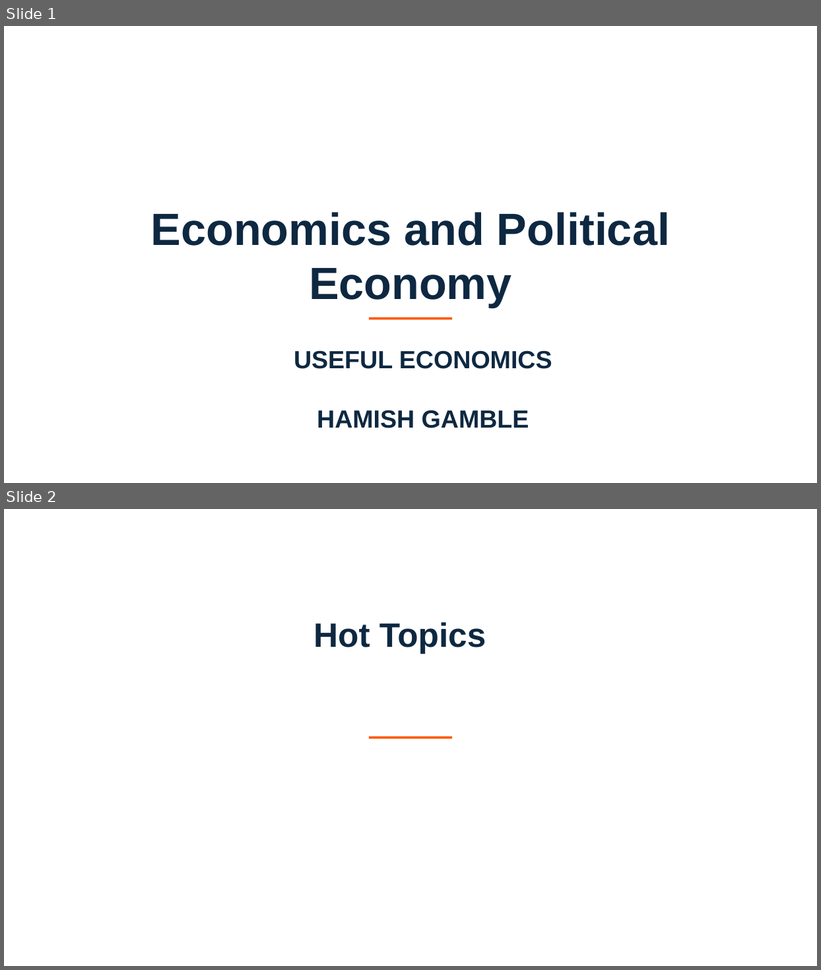
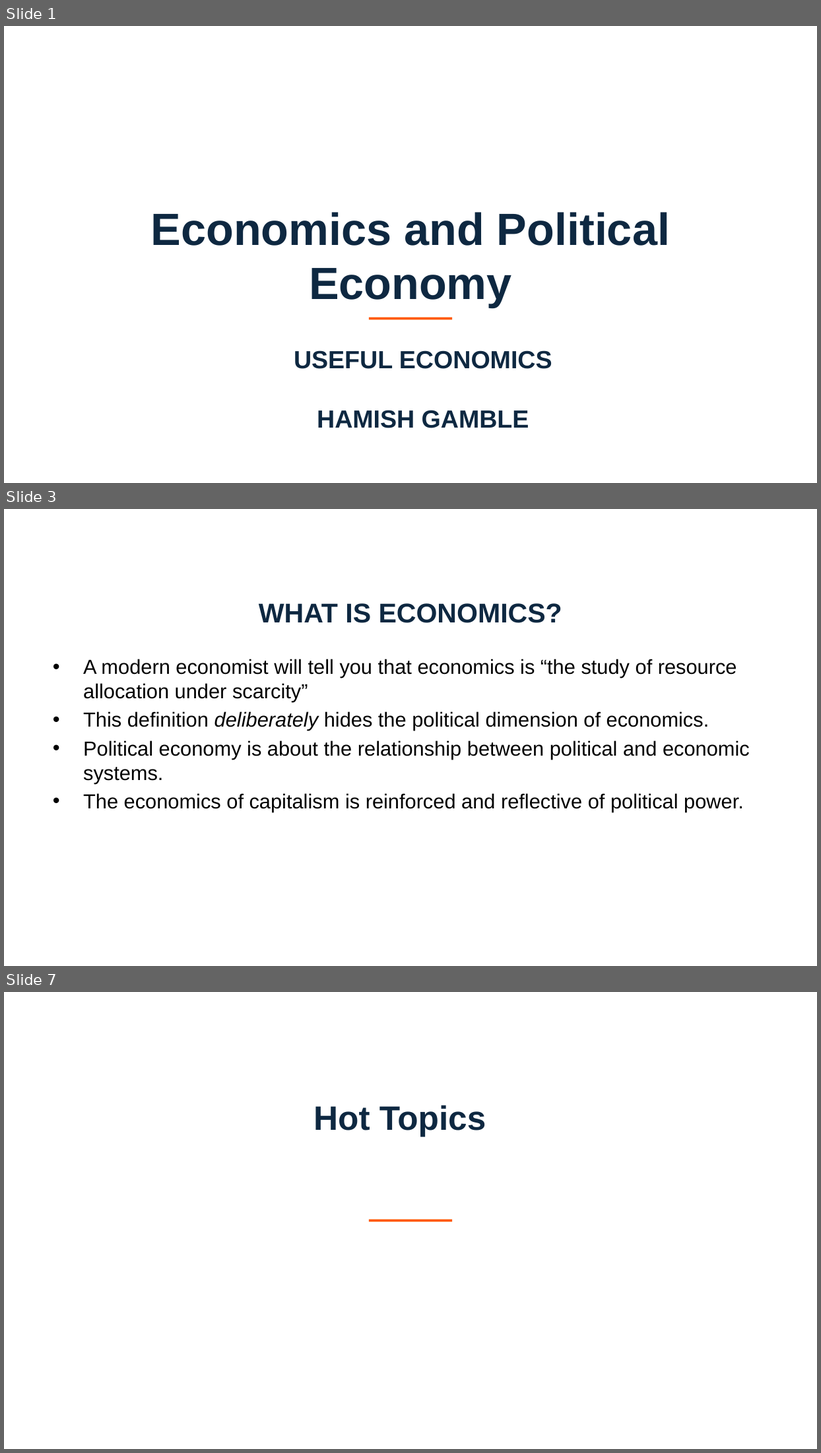
Before and after one commit to amwu-nrc/economics-presentations, a slide deck: du4-economics-political-economy-hamish-gamble.pptx. Shown one above the other, each under a label of ours: slides 1 and 2 before the commit, slides 1, 3 and 7 after it; the slides between them are not shown. The pictures are 821x970 and 821x1453 pixels, drawn with LibreOffice and Linux fonts; fonts in the diff are those of the drawing; background and template pictures are left out. Boxes give left, top, right and bottom in pixels: in the first picture for what was removed or moved away, otherwise in the second. Text is boxed around its words. In the diff, an @@ line names an element or a change of style, - is before the commit and + after.

```diff
--- a/du4-economics-political-economy-hamish-gamble.pptx
+++ b/du4-economics-political-economy-hamish-gamble.pptx
@@ slide 3 added at <box>4,509,817,966</box>, background picture (left out) @@
@@ title added at <box>259,603,562,623</box>, 24 pt, text #0E2841, bold @@
+WHAT IS ECONOMICS?
@@ text added at <box>83,659,750,812</box>, 18 pt, text #000000 @@
+• A modern economist will tell you that economics is “the study of resource allocation under scarcity”
+• This definition deliberately hides the political dimension of economics.
+• Political economy is about the relationship between political and economic systems.
+• The economics of capitalism is reinforced and reflective of political power.
@@ what was slide 2 is now slide 7 @@
```
Also in this commit, not shown: 1 slide changed, 4 other slides added, 25 other files.
